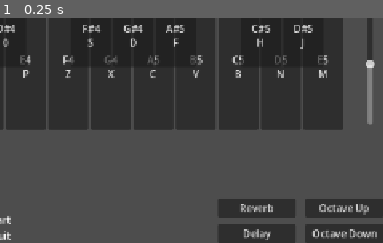
Above: before the commit, frame 1.
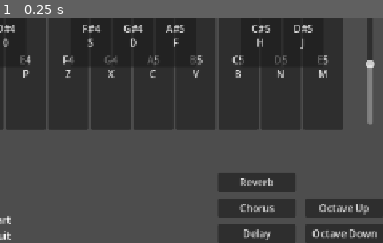
Above: after the commit, the same moment.

Repository: BaconEggsRL/GDSynth
Game: Godot game, scene res://main.tscn
The game is run twice, just before and just after one commit, with the same random seed, the same clock (stepped at 60 frames per second) and the same inputs. The engine's default icon, where the game draws it, is replaced by a stand-in: a white triangle on a blue panel in a dark square.
Inputs:
- Up to frame 1 (0.25 s): no input
The pictures show only the part of the screen within x 50-100%, y 50-100%; the shares and areas given below are measured in that part.

The runs differ from the first frame. In frame 1, 1.8% of the frame differs, in the area x 57-78%, y 68-87%.

Commit message:
asdsa

Diff:
--- a/main.gd
+++ b/main.gd
@@ -111,14 +111,17 @@
 
 @onready var capture_raw_effect := AudioEffectCapture.new()
 @onready var reverb_effect := AudioEffectReverb.new()
+@onready var chorus_effect := AudioEffectChorus.new()
 @onready var delay_effect := AudioEffectDelay.new()
+
 @onready var capture_save_effect := AudioEffectCapture.new()
 
 @onready var effects:Array = [
 	capture_raw_effect,
 	reverb_effect,
+	chorus_effect,
 	delay_effect,
-	# capture_save_effect,
+	# capture_save_effect,  # add this to master bus
 ]
 
 # master / effect bus
@@ -133,12 +136,18 @@
 
 
 func _ready() -> void:
+	# List of effect types that should be disabled initially
+	var disable_effects = ["AudioEffectReverb", "AudioEffectDelay", "AudioEffectChorus"]
+
 	# add effects
 	for i in effects.size():
-		var effect = effects[i]
+		var effect:AudioEffect = effects[i]
 		AudioServer.add_bus_effect(keyboard_fx_bus, effect, i)
-		if effect is AudioEffectReverb or effect is AudioEffectDelay:
+
+		# Check if the effect is an instance of any type in the list
+		if effect.get_class() in disable_effects:
 			AudioServer.set_bus_effect_enabled(keyboard_fx_bus, i, false)
+
 
 	# add capture effect to master
 	AudioServer.add_bus_effect(master_bus, capture_save_effect, 0)
@@ -993,6 +1002,14 @@
 		AudioServer.set_bus_effect_enabled(keyboard_fx_bus, delay_index, false)
 
 
+func _on_chorus_toggled(toggled_on: bool) -> void:
+	var chorus_index = effects.find(chorus_effect)
+	if toggled_on:
+		AudioServer.set_bus_effect_enabled(keyboard_fx_bus, chorus_index, true)
+	else:
+		AudioServer.set_bus_effect_enabled(keyboard_fx_bus, chorus_index, false)
+
+
 func _on_osc_speed_slider_value_changed(value) -> void:
 	for btn:PianoButton in piano_buttons:
 		btn.sweep_time = value
--- a/main.tscn
+++ b/main.tscn
@@ -305,6 +305,13 @@
 action_mode = 0
 text = "Reverb"
 
+[node name="Chorus" type="Button" parent="Control/HBoxContainer/Effects"]
+layout_mode = 2
+focus_mode = 0
+toggle_mode = true
+action_mode = 0
+text = "Chorus"
+
 [node name="Delay" type="Button" parent="Control/HBoxContainer/Effects"]
 layout_mode = 2
 focus_mode = 0
@@ -314,6 +321,7 @@
 
 [node name="Octave" type="VBoxContainer" parent="Control/HBoxContainer"]
 layout_mode = 2
+size_flags_vertical = 8
 theme_override_constants/separation = 10
 
 [node name="OctaveUp" type="Button" parent="Control/HBoxContainer/Octave"]
@@ -413,4 +421,5 @@
 [connection signal="value_changed" from="Control/VBoxContainer/StatsPanel/PanelMargin/ControlContainer/VBoxContainer/Radius" to="." method="_on_radius_value_changed"]
 [connection signal="item_selected" from="Control/VBoxContainer/StatsPanel/PanelMargin/ControlContainer/WaveTableItemList" to="." method="_on_wave_table_item_selected"]
 [connection signal="toggled" from="Control/HBoxContainer/Effects/Reverb" to="." method="_on_reverb_toggled"]
+[connection signal="toggled" from="Control/HBoxContainer/Effects/Chorus" to="." method="_on_chorus_toggled"]
 [connection signal="toggled" from="Control/HBoxContainer/Effects/Delay" to="." method="_on_delay_toggled"]
Not shown, changed: _devlog_audio_game.txt
